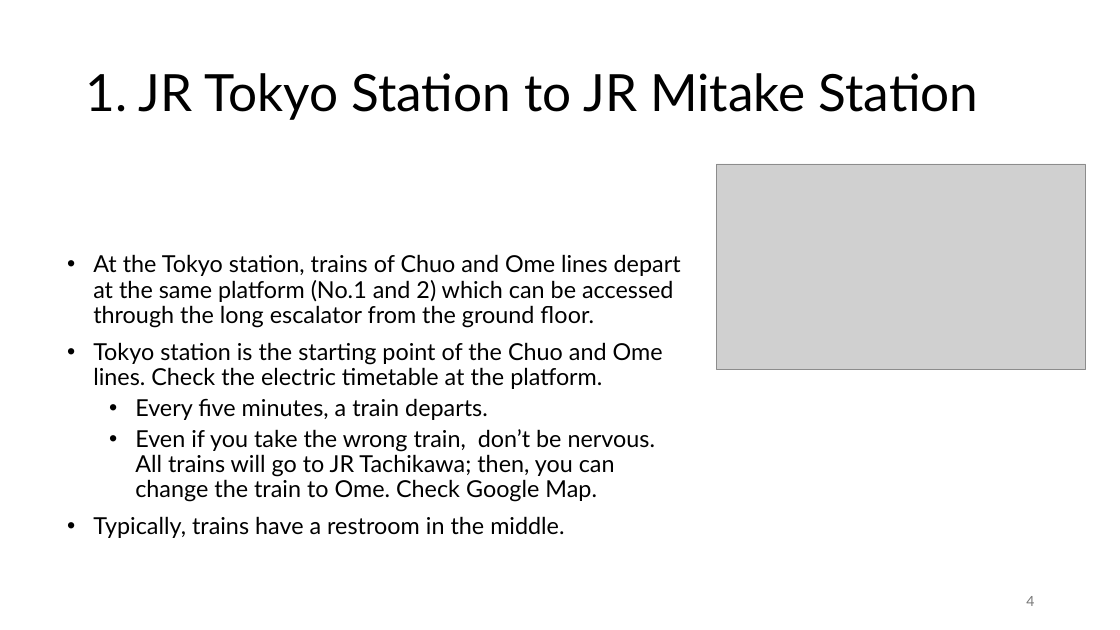
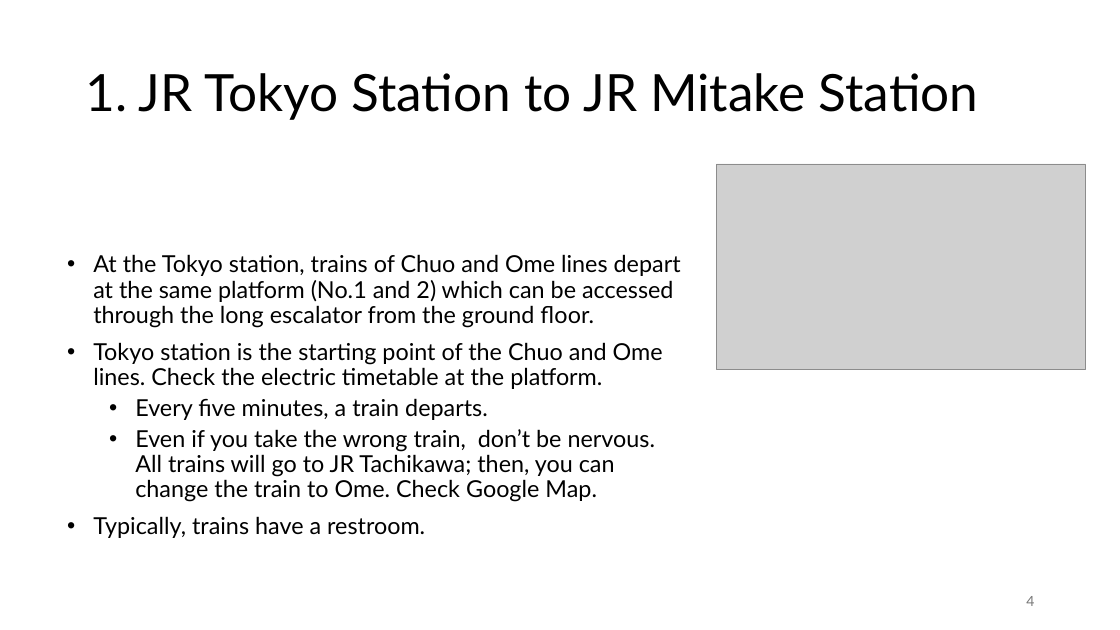
Before and after one commit to ayumu-tanaka/Japanese_Economy, a slide deck: slide 4 of Mt_Mitake/Mt_Mitake_v2.pptx. Drawn at 1120x630 pixels with LibreOffice and Linux fonts; fonts in the diff are those of the drawing; grey boxes stand for pictures. Boxes give left, top, right and bottom in pixels: in the first picture for what was removed or moved away, otherwise in the second. Text is boxed around its words. In the diff, an @@ line names an element or a change of style, - is before the commit and + after.

```diff
--- a/Mt_Mitake/Mt_Mitake_v2.pptx
+++ b/Mt_Mitake/Mt_Mitake_v2.pptx
@@ text at (x1=93, y1=516, x2=425, y2=538): text changed @@
-• Typically, trains have a restroom in the middle.
+• Typically, trains have a restroom.
```
Also in this commit, not shown: 2 other slides changed, 1 slide removed, 2 other files.
